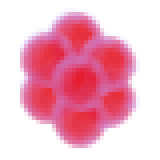
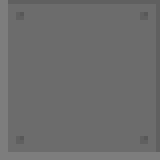
Comparing the layer stacks of the two 160 × 160 images. Changes:
hid "box_sarcina" over [16, 8, 140, 148]
added layer "Tło2" above "Tło" over [0, 0, 160, 160]
